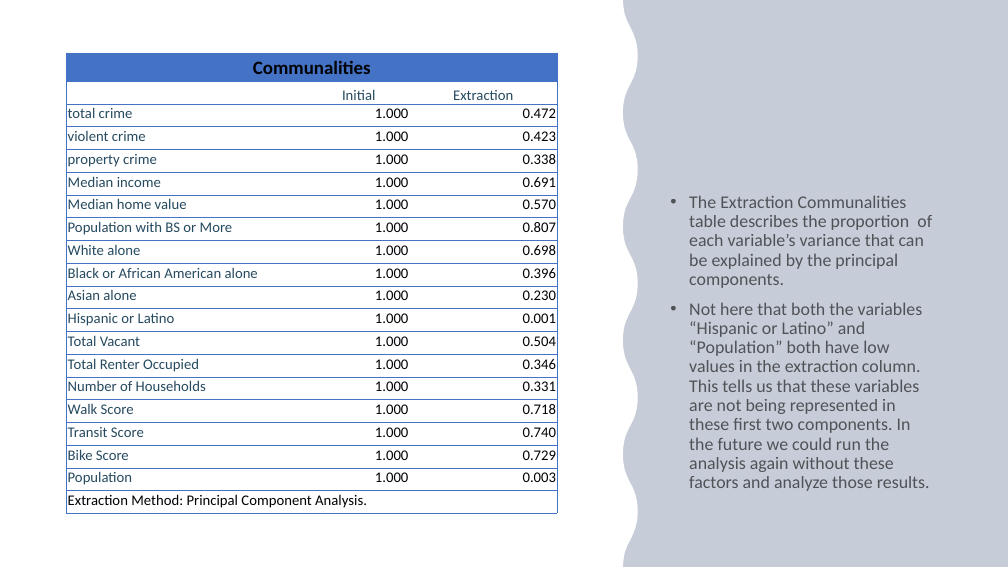
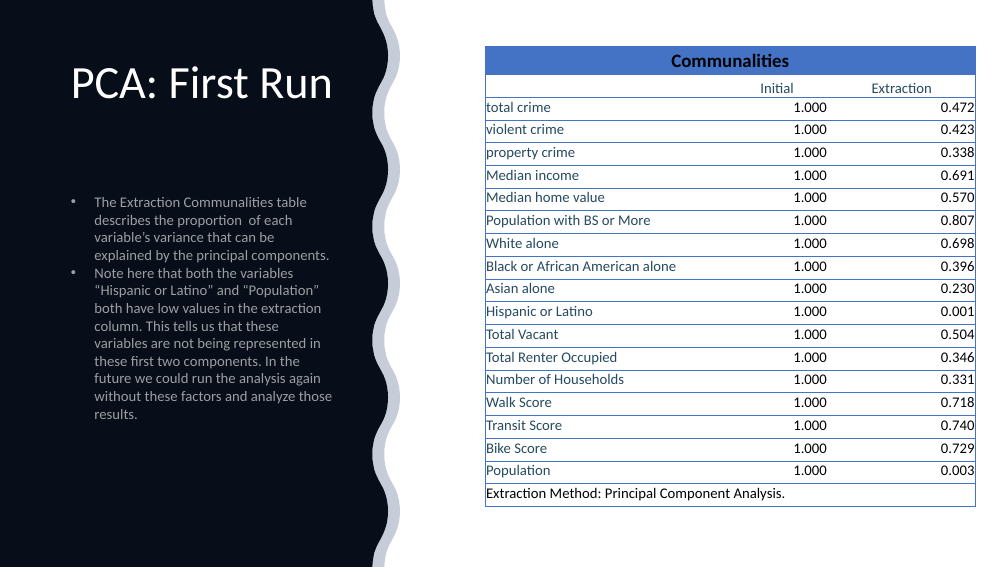
Before and after one commit to AlexSchaefferEdu/GP1, a slide deck: slide 10 of Project 2 Presentation.pptx (slide 12 before the commit). Drawn at 1008x567 pixels with LibreOffice and Linux fonts; fonts in the diff are those of the drawing. Boxes give left, top, right and bottom in pixels: in the first picture for what was removed or moved away, otherwise in the second. Text is boxed around its words. In the diff, an @@ line names an element or a change of style, - is before the commit and + after.

```diff
--- a/Project 2 Presentation.pptx
+++ b/Project 2 Presentation.pptx
@@ freeform shape: place and size @@
-freeform shape at [611, 0, 1008, 567]
+freeform shape at [0, 0, 400, 567]
@@ freeform shape: place and size @@
-freeform shape at [0, 0, 638, 567]
+freeform shape at [0, 0, 388, 567]
@@ freeform shape at [0, 0, 388, 567]: fill #FFFFFF to #000000 @@
@@ rectangle removed at [0, 0, 1008, 567] @@
@@ table: place and size @@
-table at [67, 53, 557, 513]
+table at [485, 46, 975, 507]
@@ text added at [71, 66, 333, 99], 44 pt, text #FFFFFF @@
+PCA: First Run
@@ text "The Extraction Communalities table describes ...": place and size @@
-text "The Extraction Communalities table describes ..." at [689, 195, 932, 491]
+text "The Extraction Communalities table describes ..." at [94, 197, 332, 419]
@@ text at [94, 197, 329, 263]: size 17 to 14 pt, text colour #000000 at 60% opacity to #FFFFFF at 60% opacity in "The Extraction Communalities table describes the proportion ..."; indent changed; line spacing 0.9 to 1; less space between paragraphs @@
@@ text at [94, 268, 332, 419]: text changed; size 17 to 14 pt; text colour #000000 at 60% opacity to #FFFFFF at 60% opacity @@
-• Not here that both the variables “Hispanic or Latino” and “Population” both have low values in the extraction column. This tells us that these variables are not being represented in these first two components. In the future we could run the analysis again without these factors and analyze those results.
+• Note here that both the variables “Hispanic or Latino” and “Population” both have low values in the extraction column. This tells us that these variables are not being represented in these first two components. In the future we could run the analysis again without these factors and analyze those results.
```
Also in this commit, not shown: 6 other slides changed, 1 slide added, 3 slides removed, 3 other files.
